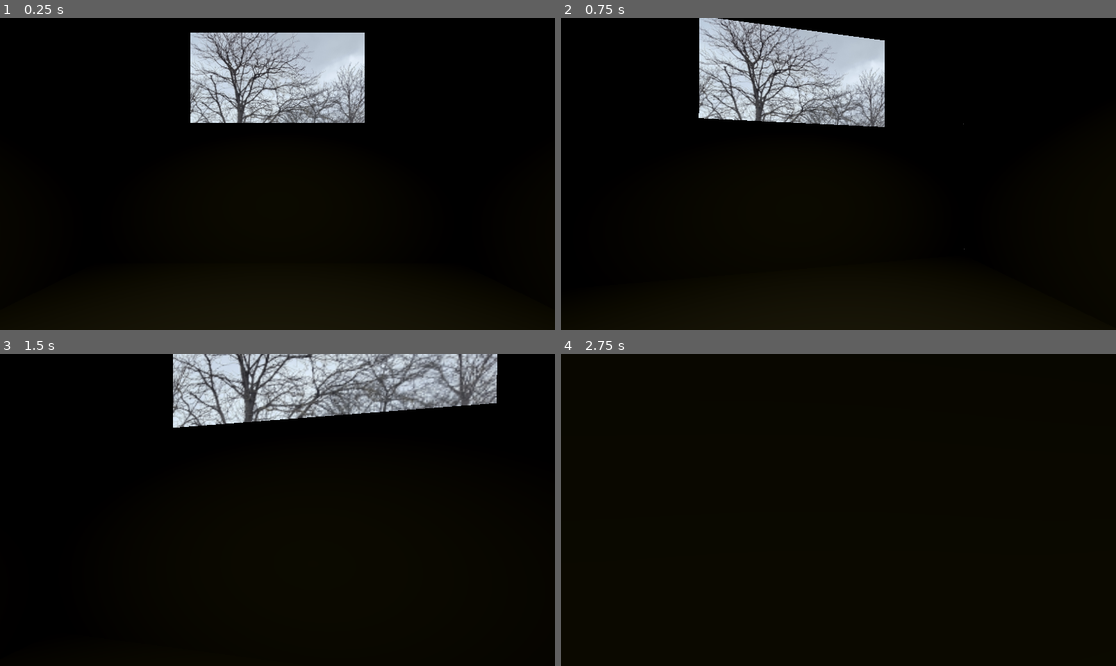
Above: before the commit, frames 1-4 (two rows, left to right).
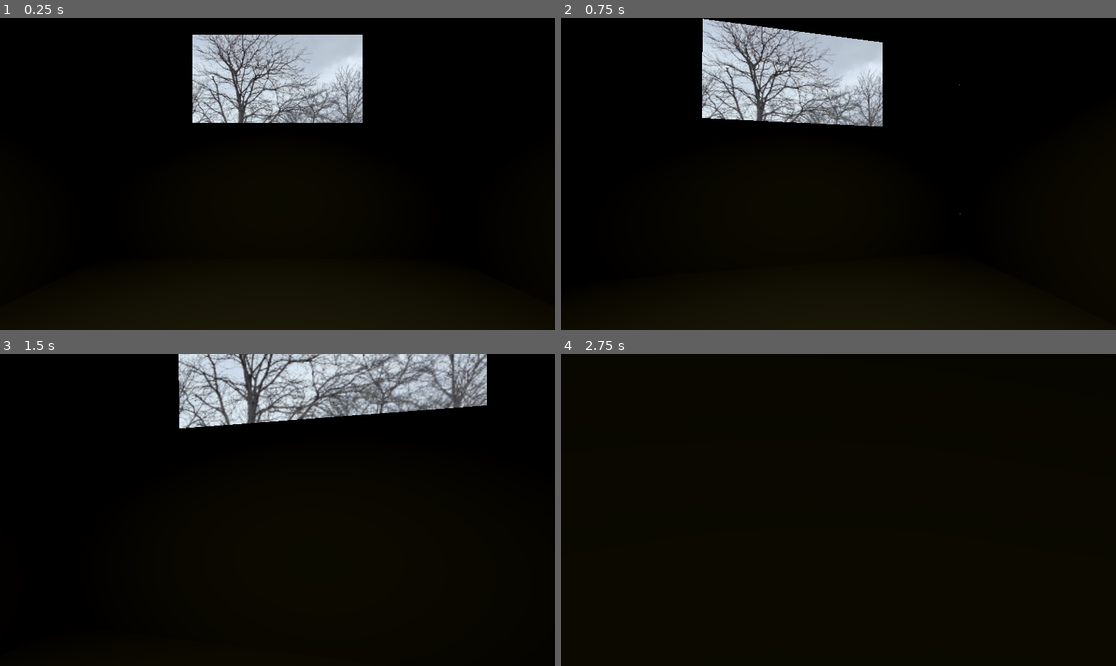
Above: after the commit, the same moments.

Repository: Nawreua/pizza-doggy-jam-4
Game: Godot game, scene res://levels/room213/room213.tscn
The game is run twice, just before and just after one commit, with the same random seed, the same clock (stepped at 60 frames per second) and the same inputs. The project has no main scene, so this scene is started directly. Video files are missing from this copy of the repository; at most half a second of black plays in their place.
Inputs (mouse positions are in pixels of both pictures, inside the frame that each line leads up to):
- Up to frame 1 (0.25 s): no input
- Up to frame 2 (0.75 s): tap Enter at 0.5 s; move the mouse to (866, 174) at 0.52 s; hold W (move_forward) from 0.53 s (still down)
- Up to frame 3 (1.5 s): keep holding W (move_forward); move the mouse to (249, 510) at 1.27 s
- Up to frame 4 (2.75 s): keep holding W (move_forward); move the mouse to (849, 503) at 2.02 s

The runs differ from the first frame. In frame 1, 3.8% of the frame differs, in the area x 34-66%, y 4-34%; in frame 2, 4.4%; in frame 3, 7.7%, in the area x 31-90%, y 0-24%; in frame 4, less than 0.1%.

Commit message:
player: add sound effect

Diff:
--- a/scenes/player/player.gd
+++ b/scenes/player/player.gd
@@ -10,6 +10,8 @@
 @export var vertical_sens: float = 0.003
 
 @onready var head = $Head
+
+@onready var audio = $AudioStreamPlayer3D
 
 func capture_mouse():
 	Input.mouse_mode = Input.MOUSE_MODE_CAPTURED
@@ -40,6 +42,11 @@
 		velocity += sign(input.y) * angle * speed * delta
 		velocity.y = 0
 
+	# Handle audio
+	if input.x != 0 or input.y != 0:
+		if not audio.playing:
+			audio.play()
+
 	# Gravity
 	if not is_on_floor():
 		velocity.y = velocity.y - (falling_speed * delta)
@@ -49,3 +56,8 @@
 	# Slowdown
 	velocity.x = sign(velocity.x) * max(abs(velocity.x) - (slowdown * delta), 0)
 	velocity.z = sign(velocity.z) * max(abs(velocity.z) - (slowdown * delta), 0)
+
+	# If speed falls below 0, cut audio
+	if input.x == 0 and input.y == 0:
+		if velocity.x > -0.01 and velocity.x < 0.01 and velocity.z > -0.01 and velocity.z < 0.01:
+			audio.stop()
--- a/scenes/player/player.tscn
+++ b/scenes/player/player.tscn
@@ -2,6 +2,7 @@
 
 [ext_resource type="Script" uid="uid://3bbt1c1nvpco" path="res://scenes/player/player.gd" id="1_8afob"]
 [ext_resource type="PackedScene" uid="uid://cno4wp71jlixo" path="res://assets/models/wheelchair.tscn" id="2_dovo2"]
+[ext_resource type="AudioStream" uid="uid://141317ds7ta4" path="res://assets/sounds/wheelchair.wav" id="3_gmlin"]
 
 [sub_resource type="BoxShape3D" id="BoxShape3D_8afob"]
 size = Vector3(0.5822754, 1.1681519, 0.57928467)
@@ -10,7 +11,7 @@
 script = ExtResource("1_8afob")
 
 [node name="Head" type="Camera3D" parent="." unique_id=1392039368]
-transform = Transform3D(1, 0, 0, 0, 1, 0, 0, 0, 1, 0, 0.81572634, -0.26306772)
+transform = Transform3D(1, 0, 0, 0, 1, 0, 0, 0, 1, 0, 0.79644936, -0.19955763)
 
 [node name="CollisionShape3D" type="CollisionShape3D" parent="." unique_id=1276230510]
 transform = Transform3D(1, 0, 0, 0, 1, 0, 0, 0, 1, 0.0015869141, 0.41975832, -0.17218712)
@@ -19,3 +20,8 @@
 [node name="wheelchair" parent="." unique_id=1366926973 instance=ExtResource("2_dovo2")]
 process_mode = 4
 transform = Transform3D(-0.5, 0, -7.54979e-08, 0, 0.5, 0, 7.54979e-08, 0, -0.5, 0, 0.47154665, 0)
+
+[node name="AudioStreamPlayer3D" type="AudioStreamPlayer3D" parent="." unique_id=1515159388]
+transform = Transform3D(1, 0, 0, 0, 1, 0, 0, 0, 1, 0, -0.06545621, -0.17719412)
+stream = ExtResource("3_gmlin")
+volume_db = -30.0
Not shown, added: assets/sounds/wheelchair.wav.import
Not shown, added: assets/sounds/wheelchair.wav
